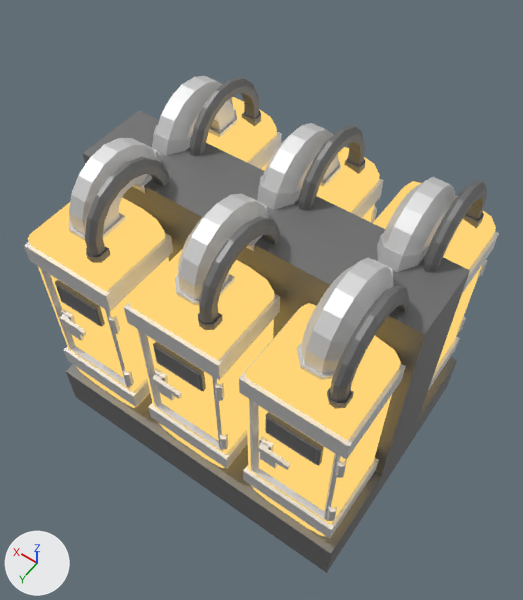
The Blender file Assets/Models/Obj_Pod.blend as it was, and as the next commit left it.
Before and after are seen from a camera (50 mm lens) standing at (-9.75, 9.39, 14.85) and looking at (-3.0, -0.06, -0.01). Lighting does not change. The marker at lower left points along +X, +Y and +Z. The same objects are shown in both versions, whatever each file hides.

Before the edit, the objects in view are built like this:
```python
me_cube_003 = bpy.data.meshes.new('Cube.003')
me_cube_003.from_pydata(...)  # 332 vertices, 308 faces; spans x -1.07..1.07, y -2.23..1.16, z -1.0..1.53
# faces by material slot: [160, 26, 122]
me_cube_003.materials.append(mat_metal)  # white #e7e7e7
me_cube_003.materials.append(mat_glass_glowing)  # orange #ffd577
me_cube_003.materials.append(mat_metal_dark)  # grey #7f7f7f
me_cube_004 = bpy.data.meshes.new('Cube.004')
me_cube_004.from_pydata(...)  # 16 vertices, 12 faces; spans x -7.61..1.45, y 0.0..3.47, z -1.49..1.14
me_cube_004.materials.append(mat_metal_dark)  # grey #7f7f7f
ob_base = bpy.data.objects.new('Base', me_cube_004)
ob_base.location = (0.0, 0.0, 0.0)
ob_base.scale = (1.0, 1.0, 3.0)
_m = ob_base.modifiers.new('Mirror', 'MIRROR')
_m.use_axis = (False, True, False)
_m.use_clip = True
ob_pods = bpy.data.objects.new('Pods', me_cube_003)
ob_pods.location = (0.0, 2.27, 0.0)
ob_pods.scale = (1.2, 1.0, 3.0)
_m = ob_pods.modifiers.new('Array', 'ARRAY')
_m.count = 3
_m.constant_offset_displace = (0.0, 0.0, 0.0)
_m.relative_offset_displace = (-1.2, 0.0, 0.0)
_m = ob_pods.modifiers.new('Mirror', 'MIRROR')
_m.use_axis = (False, True, False)
_m.mirror_object = ob_base
```
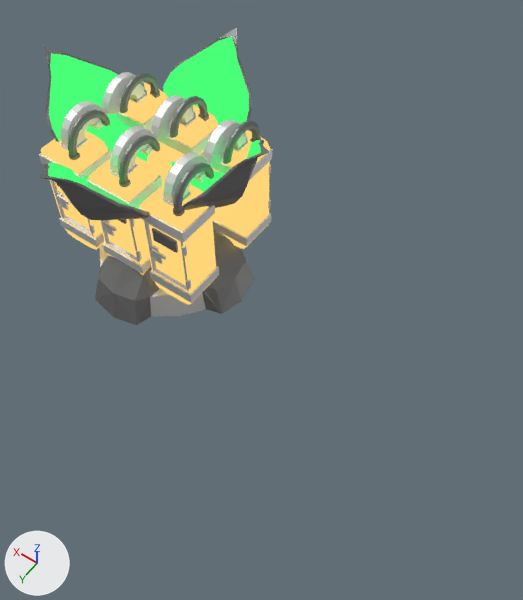
What differs and where, as boxes (x1, y1, x2, y2) in the pictures (523 x 600 px):
'Pods', reshaped, moved, rescaled, modifiers changed (51% narrower, 49% shorter)
    before: (24, 76, 499, 538)
    after: (39, 72, 272, 305)
'Base', reshaped, rescaled, modifiers changed (43% narrower, 36% shorter)
    before: (66, 110, 470, 573)
    after: (39, 28, 269, 325)

What changed in the scene script:
```text
Add mat_leafinside:
    mat_leafinside = emission_material('LeafInside')
    mat_leafinside.base_color = (0.0675, 1.0, 0.188)  # green #49ff78
Change me_cube_003:
    where me_cube_003.from_pydata(...)  # 332 vertices, 308 faces; spans x -1.07..1.07, y -2.23..1.16, z -1.0..1.53
    used by ob_pods; location = (0.0, 2.27, 0.0); scale = (1.2, 1.0, 3.0)
    me_cube_003 part 1: the whole mesh is scaled about the mesh origin by (0.6, 0.5, 1.5)
Change me_cube_004:
    used by ob_base; location = (0.0, 0.0, 0.0); scale = (1.0, 1.0, 3.0)
    remove me_cube_004.from_pydata(...)  # 16 vertices, 12 faces; spans x -7.61..1.45, y 0.0..3.47, z -1.49..1.14
    add me_cube_004.from_pydata(...)  # 139 vertices, 130 faces; spans x 0.0..1.36, y -3.25..0.0, z -0.25..2.89
    me_cube_004 part 2: the whole mesh is rebuilt
    add me_cube_004.materials.append(mat_leafinside)  # green #49ff78
    add me_cube_004.materials.append(mat_metal)  # white #e7e7e7
Add me_plane:
    me_plane.from_pydata([(-1.0, -1.0, 0.0), (1.0, -1.0, 0.0), (-1.0, 1.0, 0.0), (1.0, 1.0, 0.0)], [], [(0, 1, 3, 2)])
Change ob_pods:
    ob_pods.scale: (1.2, 1.0, 3.0) -> (1.0, 1.0, 1.0)
    ob_pods.location: (0.0, 2.27, 0.0) -> (1.57, 1.12, 2.27)
Change ob_base:
    ob_base.scale: (1.0, 1.0, 3.0) -> (1.0, 1.0, 1.77)
    add _m = ob_base.modifiers.new('Mirror.001', 'MIRROR')
    add _m.use_clip = True
    add _m.mirror_object = ob_mirror_plane
    where _m = ob_base.modifiers.new('Mirror', 'MIRROR')
    _m.use_axis: (False, True, False) -> (True, True, False)
Add ob_mirror_plane:
    ob_mirror_plane = bpy.data.objects.new('Mirror_Plane', me_plane)
    ob_mirror_plane.location = (0.0, 0.0, 0.0)
    ob_mirror_plane.rotation_euler = (1.571, 0.0, -0.785)  # degrees (90, 0, -45)
    ob_mirror_plane.scale = (3.29, 3.29, 3.29)
    ob_mirror_plane.hide_set(True)
```
